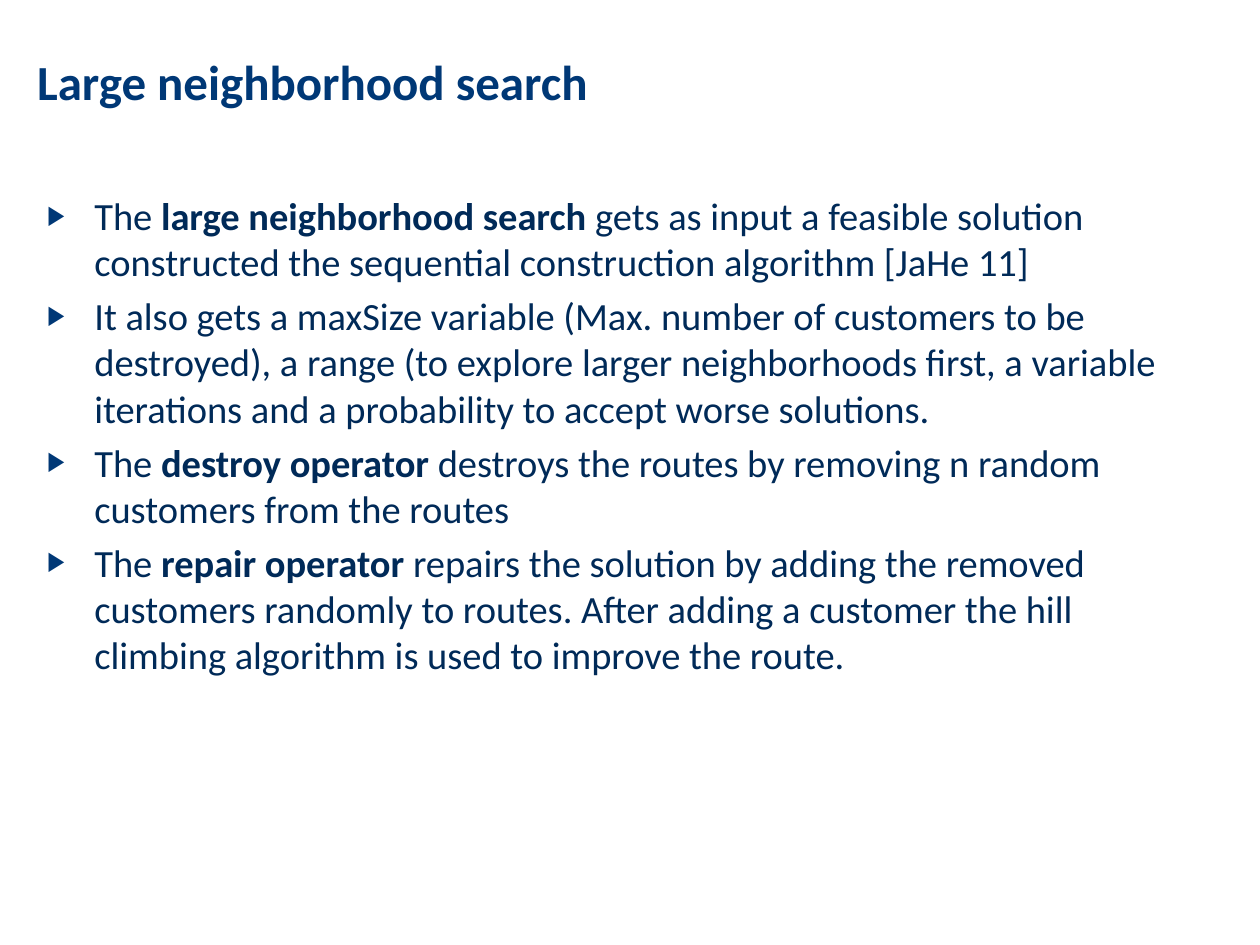
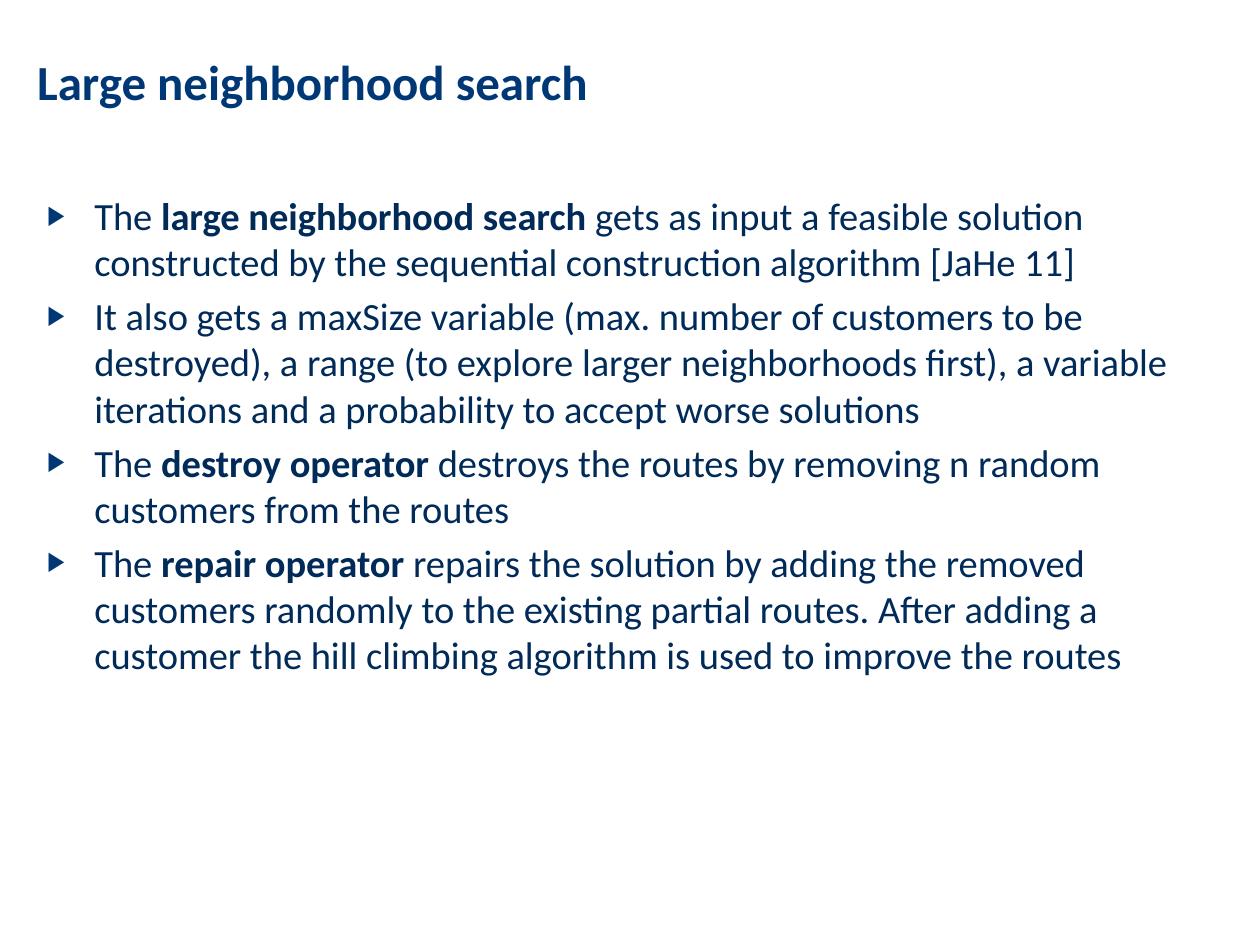
Before and after one commit to ahmad-emanuel/ORB-DARP-Project, a slide deck: slide 5 of Presentation/presentation.pptx. Drawn at 1260x945 pixels with LibreOffice and Linux fonts; fonts in the diff are those of the drawing; background and template pictures are left out. Boxes give left, top, right and bottom in pixels: in the first picture for what was removed or moved away, otherwise in the second. Text is boxed around its words. In the diff, an @@ line names an element or a change of style, - is before the commit and + after.

```diff
--- a/Presentation/presentation.pptx
+++ b/Presentation/presentation.pptx
@@ text at <box>94,203,1167,430</box>: text changed @@
-▶ The large neighborhood search gets as input a feasible solution constructed the sequential construction algorithm [JaHe 11]
-▶ It also gets a maxSize variable (Max. number of customers to be destroyed), a range (to explore larger neighborhoods first, a variable iterations and a probability to accept worse solutions.
+▶ The large neighborhood search gets as input a feasible solution constructed by the sequential construction algorithm [JaHe 11]
+▶ It also gets a maxSize variable (max. number of customers to be destroyed), a range (to explore larger neighborhoods first), a variable iterations and a probability to accept worse solutions
@@ text at <box>94,550,1122,676</box>: text changed @@
-▶ The repair operator repairs the solution by adding the removed customers randomly to routes. After adding a customer the hill climbing algorithm is used to improve the route.
+▶ The repair operator repairs the solution by adding the removed customers randomly to the existing partial routes. After adding a customer the hill climbing algorithm is used to improve the routes
```
Also in this commit, not shown: 4 other slides changed, 1 other file.
